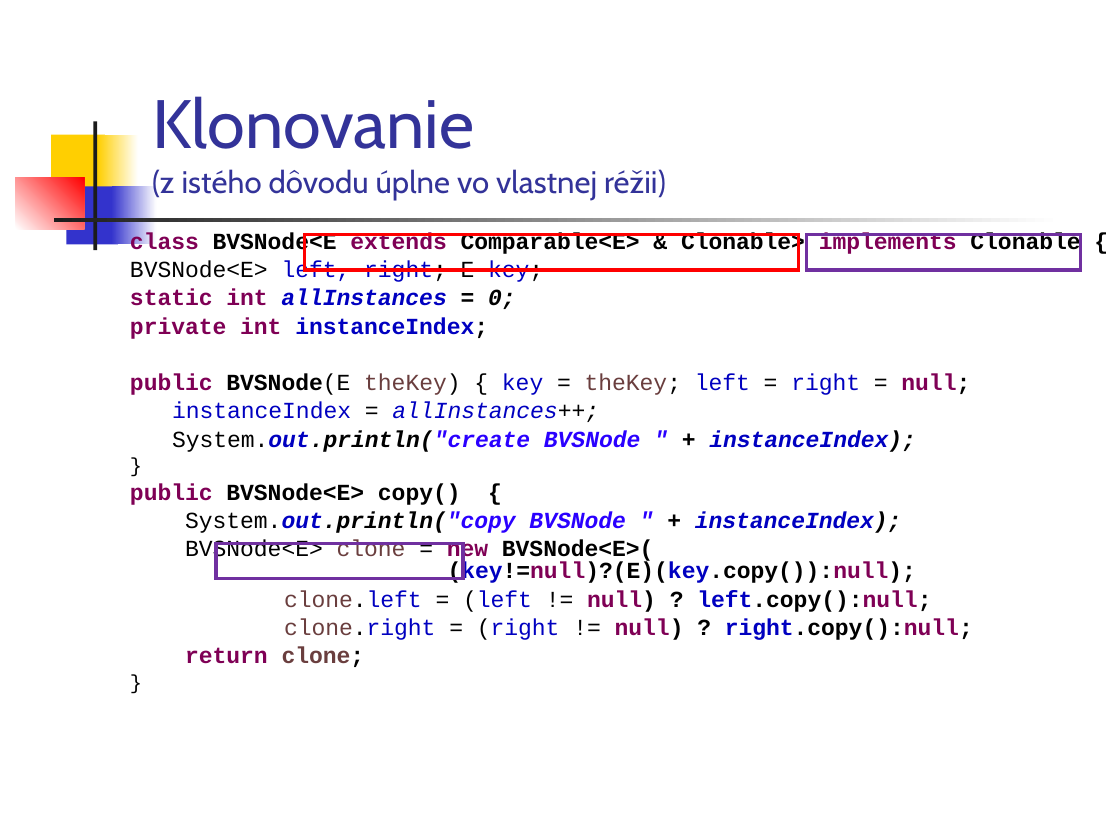
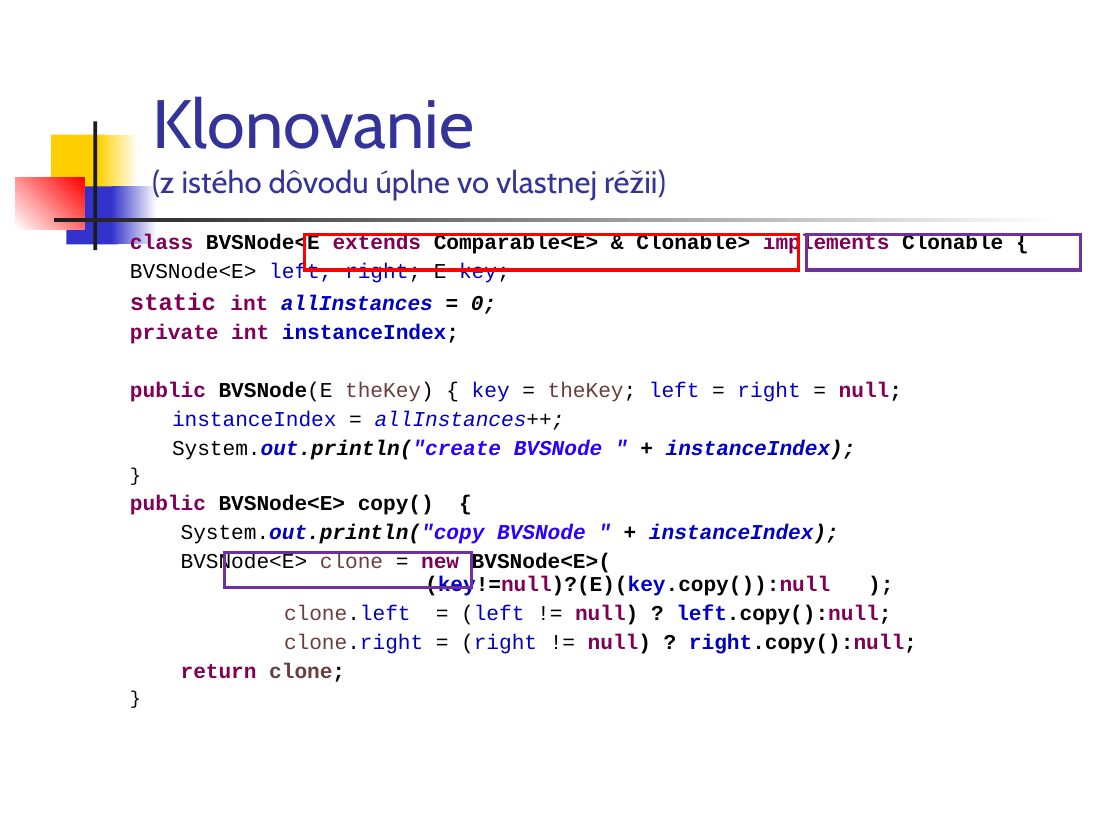
Before and after one commit to Programovanie4/Prednasky, a slide deck: slide 16 of 06/06_java_intro.ppt. Drawn at 1120x840 pixels with LibreOffice and Linux fonts; fonts in the diff are those of the drawing. Boxes give left, top, right and bottom in pixels: in the first picture for what was removed or moved away, otherwise in the second. Text is boxed around its words. In the diff, an @@ line names an element or a change of style, - is before the commit and + after.

```diff
--- a/06/06_java_intro.ppt
+++ b/06/06_java_intro.ppt
@@ text at bbox=[130, 234, 1003, 682]: size 14.8 to 13.6 pt in "class BVSNode<E extends Comparable<E> & Clonable> implements ...", "BVSNode<E> left, right; E key;", "int allInstances = 0;", "private int instanceIndex;" and 8 more places; size 14.8 to 15.3 pt in "static"; size 12.9 to 11.9 pt in "}", "}"; line spacing 0.8 to 0.9 @@
@@ text at bbox=[181, 553, 830, 596]: text changed; size 14.8 to 13.6 pt @@
-BVSNode<E> clone = new BVSNode<E>( (key!=null)?(E)(key.copy()):null);
+BVSNode<E> clone = new BVSNode<E>( (key!=null)?(E)(key.copy()):null );
@@ rectangle: place and size @@
-rectangle at bbox=[216, 543, 464, 578]
+rectangle at bbox=[225, 552, 472, 587]
```
Also in this commit, not shown: 8 other slides changed, 3 other files.
